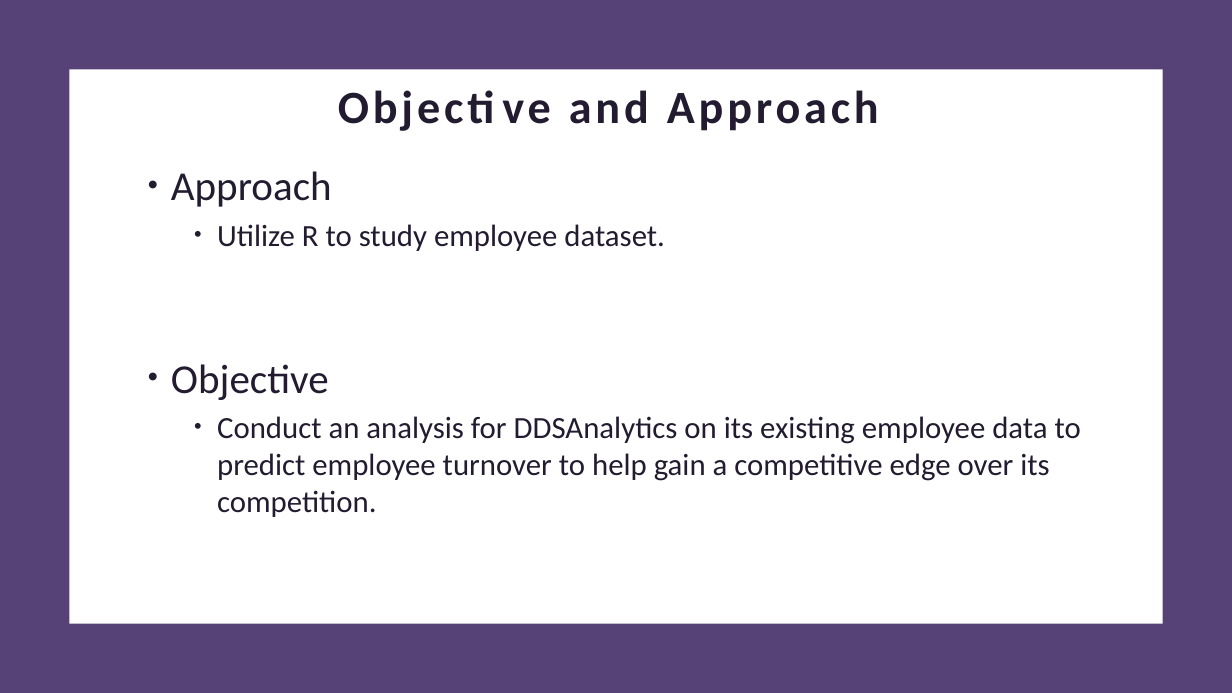
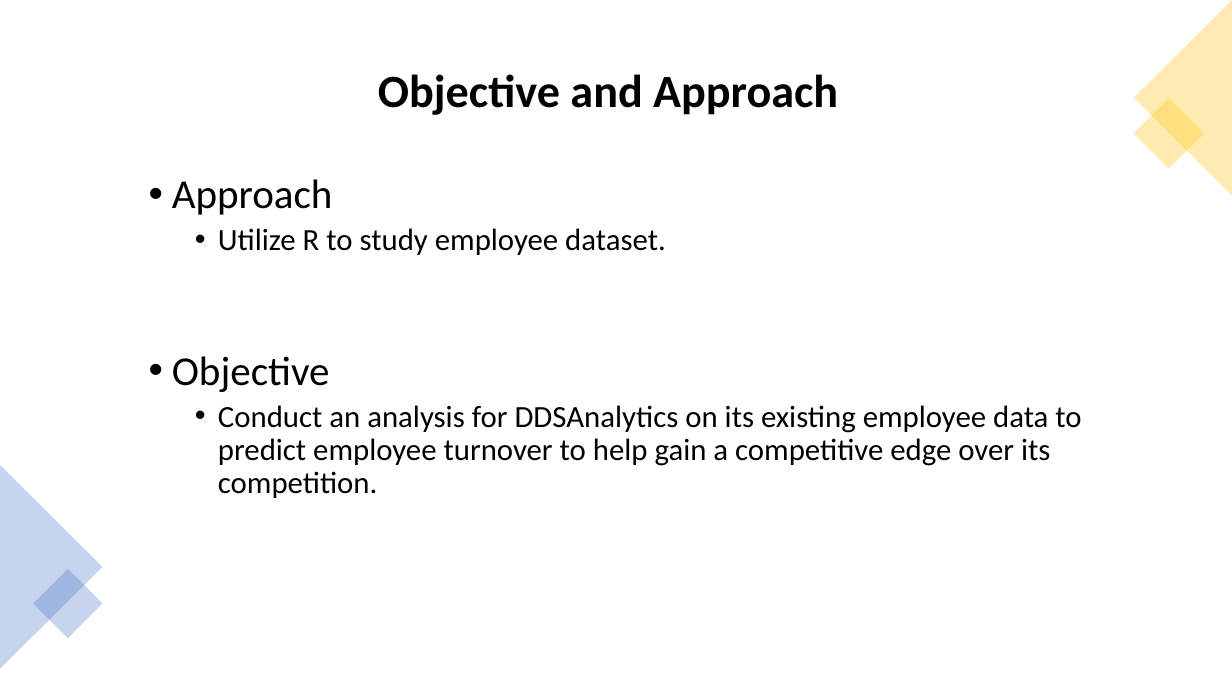
Before and after one commit to GraduateSchoolWork/CaseStudy2_DDS, a slide deck: slide 2 of DDS_Project_2_Presentation.pptx. Drawn at 1232x693 pixels with LibreOffice and Linux fonts; fonts in the diff are those of the drawing. Boxes give left, top, right and bottom in pixels: in the first picture for what was removed or moved away, otherwise in the second. Text is boxed around its words. In the diff, an @@ line names an element or a change of style, - is before the commit and + after.

```diff
--- a/DDS_Project_2_Presentation.pptx
+++ b/DDS_Project_2_Presentation.pptx
@@ rectangle removed at box(0, 0, 1232, 693) @@
@@ triangle added at box(1134, 0, 1232, 196), fill #FFC000 at 30% opacity @@
@@ title "Objective and Approach": place and size @@
-title "Objective and Approach" at box(569, 90, 879, 131)
+title "Objective and Approach" at box(378, 74, 838, 115)
@@ title "Objective and Approach" at box(378, 74, 838, 115): text colour #231B30 to #000000, letter spacing 3 to 0 pt; vertical alignment bottom to middle @@
@@ rectangle removed at box(69, 69, 1163, 624) @@
@@ rectangle added at box(1134, 99, 1204, 169), fill #FFC000 at 30% opacity @@
@@ text "Approach": place and size @@
-text "Approach" at box(171, 171, 1081, 517)
+text "Approach" at box(172, 179, 1081, 498)
@@ text "Approach" at box(172, 179, 1081, 498): text colour #231B30 to #000000; line spacing 1 to 0.9 @@
@@ triangle added at box(0, 465, 103, 669), fill #4472C4 at 30% opacity @@
@@ rectangle added at box(33, 568, 103, 638), fill #4472C4 at 30% opacity @@
```
Also in this commit, not shown: 6 other slides changed, 13 slides added, 3 slides removed.
